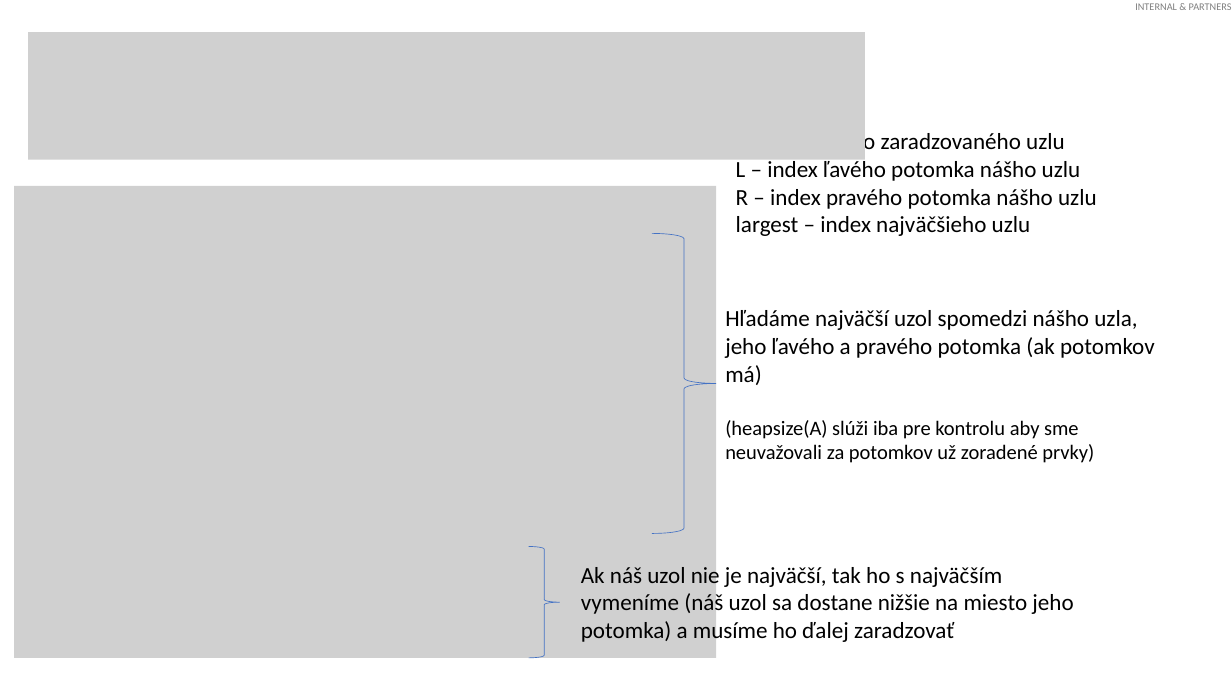
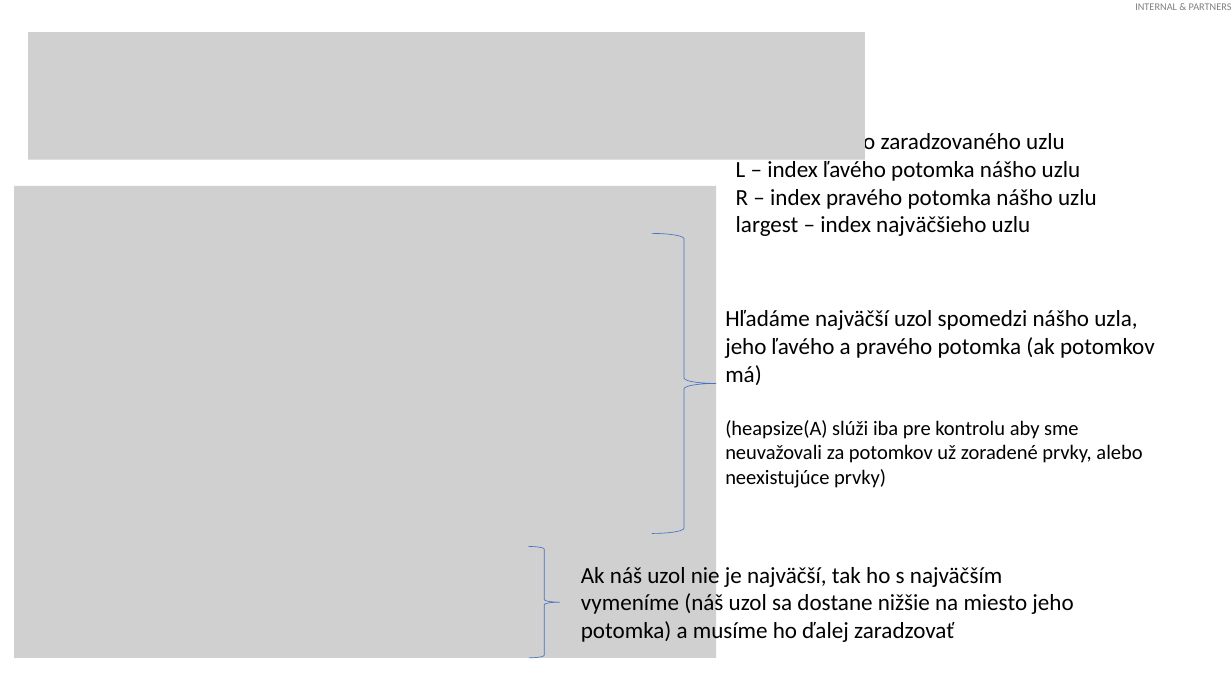
Before and after one commit to kattie-left-the-chat/ALGO1, a slide deck: slide 7 of Cvicenie11/Cvicenie11 - HeapSort.pptx. Drawn at 1232x693 pixels with LibreOffice and Linux fonts; fonts in the diff are those of the drawing; grey boxes stand for pictures. Boxes give left, top, right and bottom in pixels: in the first picture for what was removed or moved away, otherwise in the second. Text is boxed around its words. In the diff, an @@ line names an element or a change of style, - is before the commit and + after.

```diff
--- a/Cvicenie11/Cvicenie11 - HeapSort.pptx
+++ b/Cvicenie11/Cvicenie11 - HeapSort.pptx
@@ text at [725,420,1142,488]: text changed @@
-(heapsize(A) slúži iba pre kontrolu aby sme neuvažovali za potomkov už zoradené prvky)
+(heapsize(A) slúži iba pre kontrolu aby sme neuvažovali za potomkov už zoradené prvky, alebo neexistujúce prvky)
```
Also in this commit, not shown: 1 other file.
